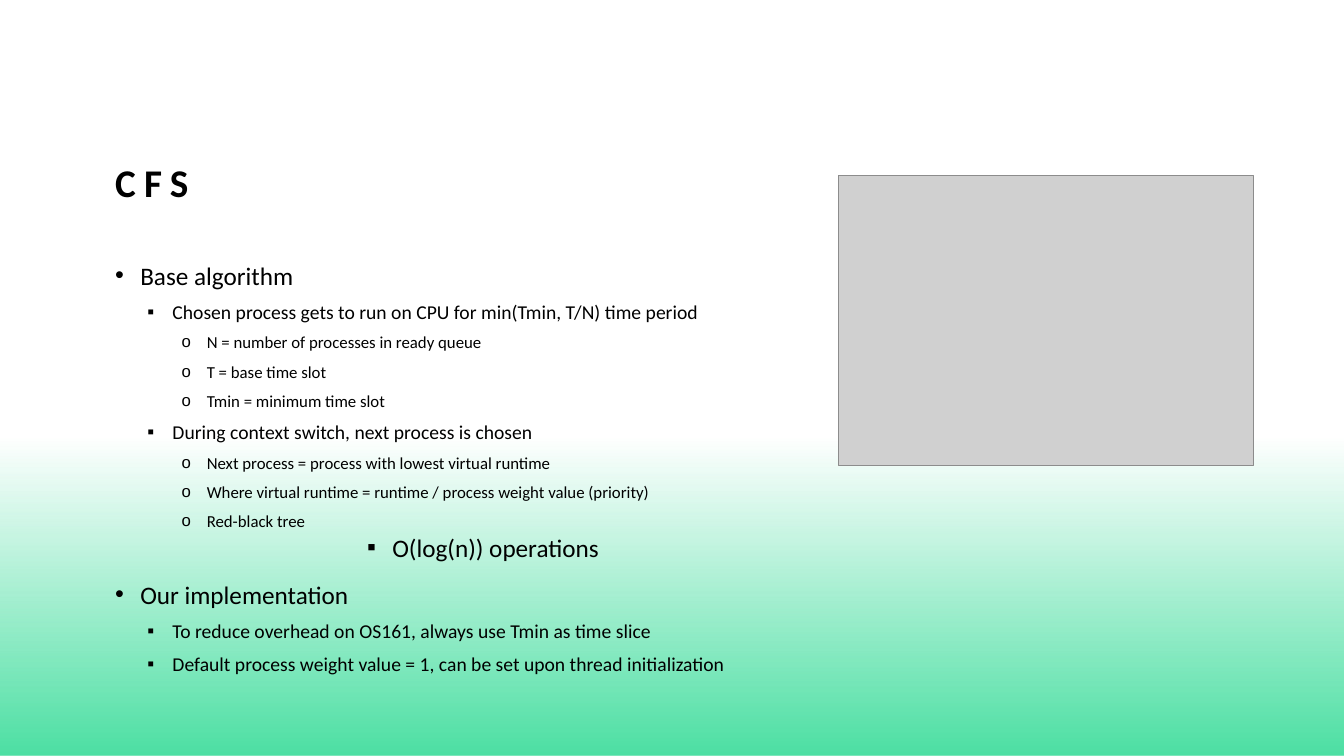
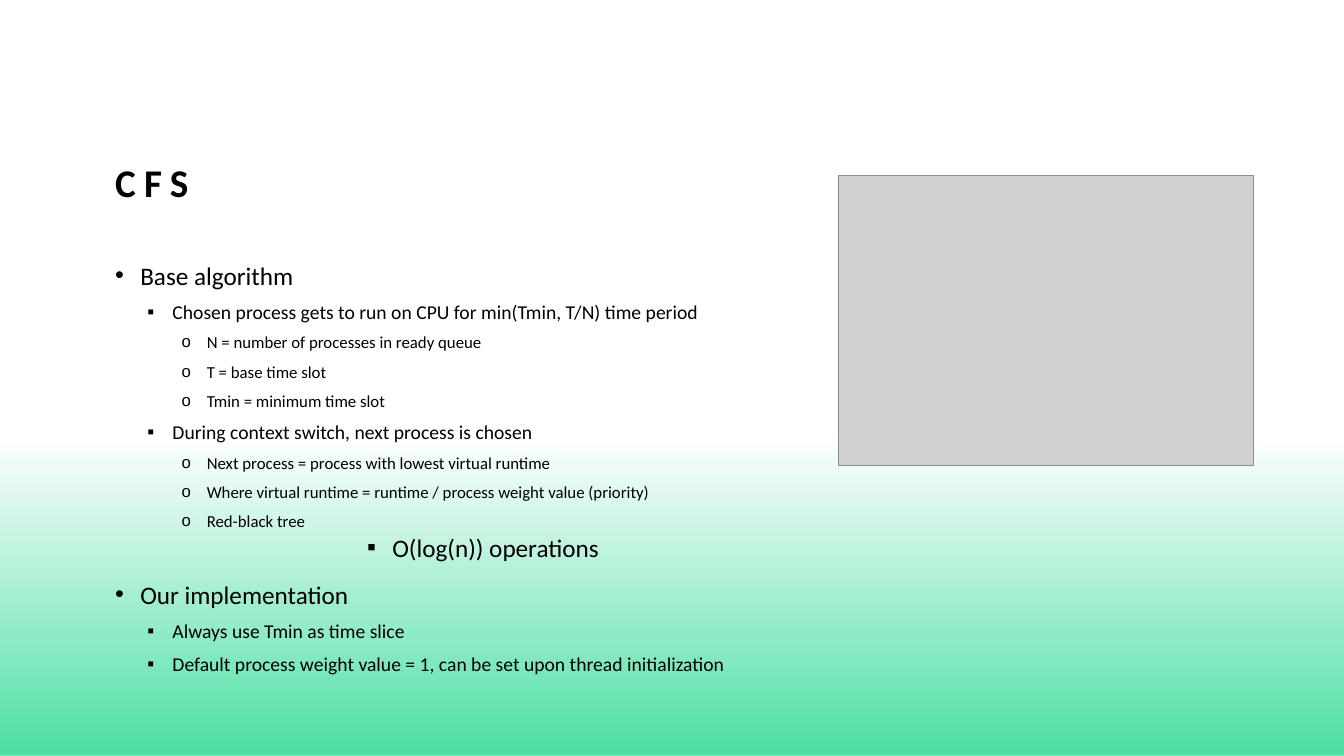
Before and after one commit to cseuconn/CSE-2024-Fall-OS, a slide deck: slide 5 of CPU Scheduler presentation.pptx. Drawn at 1344x756 pixels with LibreOffice and Linux fonts; fonts in the diff are those of the drawing; grey boxes stand for pictures. Boxes give left, top, right and bottom in pixels: in the first picture for what was removed or moved away, otherwise in the second. Text is boxed around its words. In the diff, an @@ line names an element or a change of style, - is before the commit and + after.

Commit message:
presentation

```diff
--- a/CPU Scheduler presentation.pptx
+++ b/CPU Scheduler presentation.pptx
@@ text at (172, 624, 405, 641): text changed @@
-    ▪ To reduce overhead on OS161, always use Tmin as time slice
+    ▪ Always use Tmin as time slice
```
